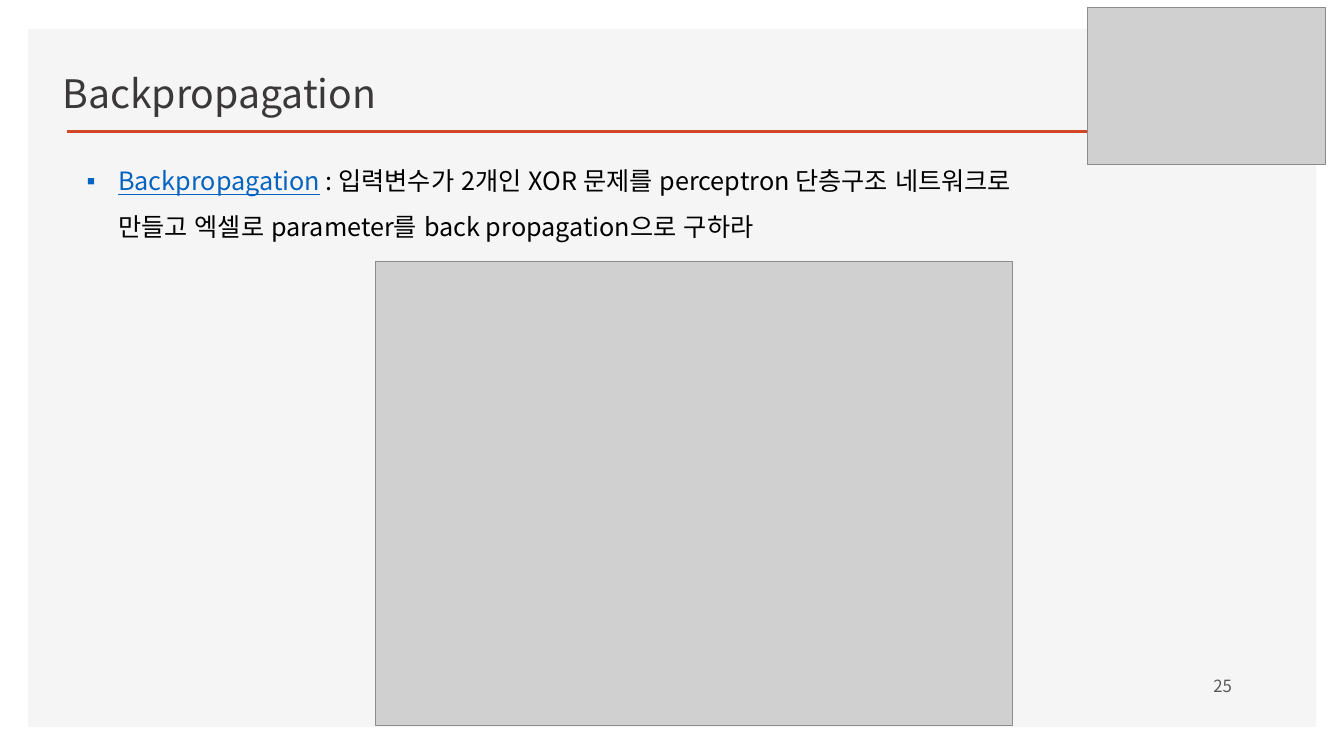
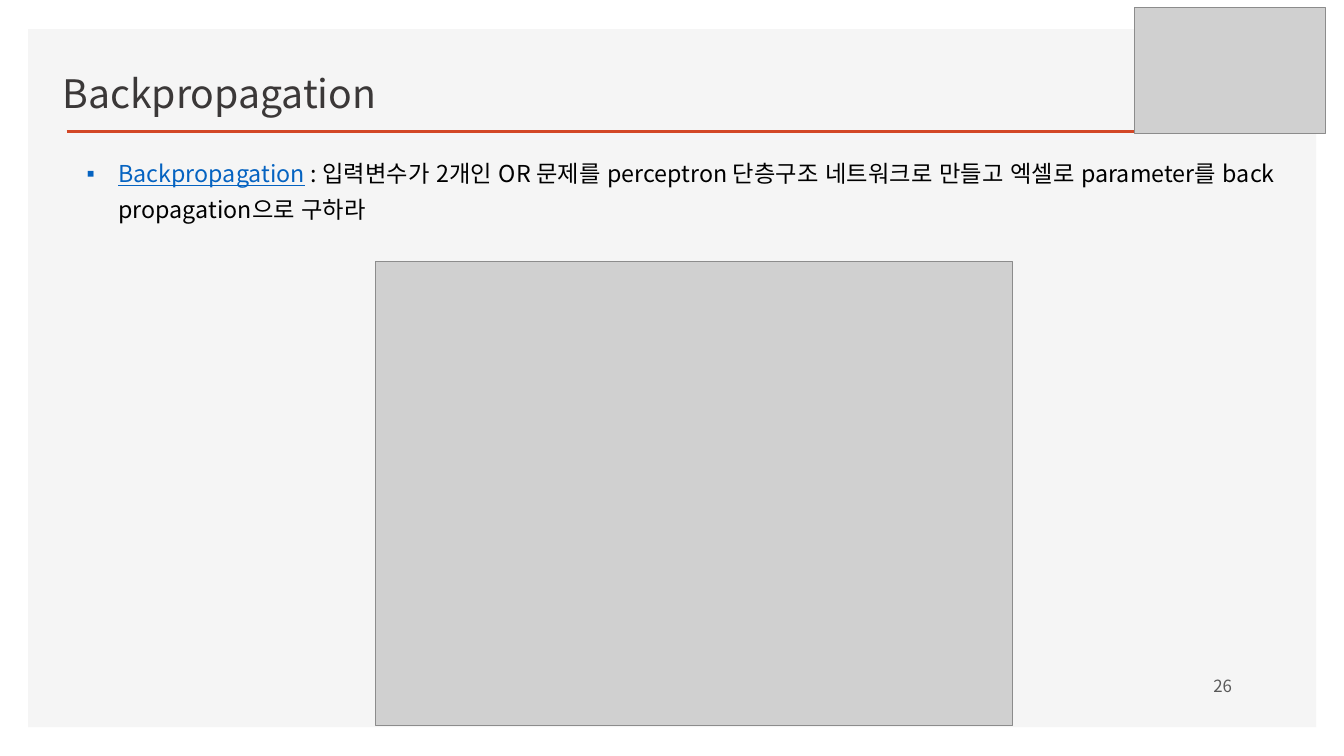
Before and after one commit to ancestor9/mathematics-for-machine-learning, a slide deck: slide 26 of Linear_Algebra/w4_Perceptron_Regression.pptx (slide 25 before the commit). Drawn at 1344x756 pixels with LibreOffice and Linux fonts; fonts in the diff are those of the drawing; grey boxes stand for pictures; background and template pictures are left out. Boxes give left, top, right and bottom in pixels: in the first picture for what was removed or moved away, otherwise in the second. Text is boxed around its words. In the diff, an @@ line names an element or a change of style, - is before the commit and + after.

```diff
--- a/Linear_Algebra/w4_Perceptron_Regression.pptx
+++ b/Linear_Algebra/w4_Perceptron_Regression.pptx
@@ picture: place and size @@
-picture at (1088, 7, 1325, 164)
+picture at (1134, 7, 1325, 133)
@@ text at (118, 162, 1275, 224): text changed; size 18 to 16.6 pt @@
-▪ Backpropagation : 입력변수가 2개인 XOR 문제를 perceptron 단층구조 네트워크로 만들고 엑셀로 parameter를 back propagation으로 구하라
+▪ Backpropagation : 입력변수가 2개인 OR 문제를 perceptron 단층구조 네트워크로 만들고 엑셀로 parameter를 back propagation으로 구하라
@@ page number at (1213, 679, 1232, 692): text changed @@
-25
+26
```
Also in this commit, not shown: 10 other slides changed, 2 slides added.
